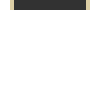
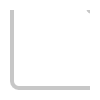
Before/after of a 100x100 layered artwork. What changed in the layer stack:
added layer "Rounded Rectangle 1" above "Levels 1 copy" over [10, 10, 90, 90]
added layer "Levels 1 copy" above "Levels 1" over [10, 10, 90, 90]
hid "Layer 3 copy", painted on it over [10, 0, 90, 10]
